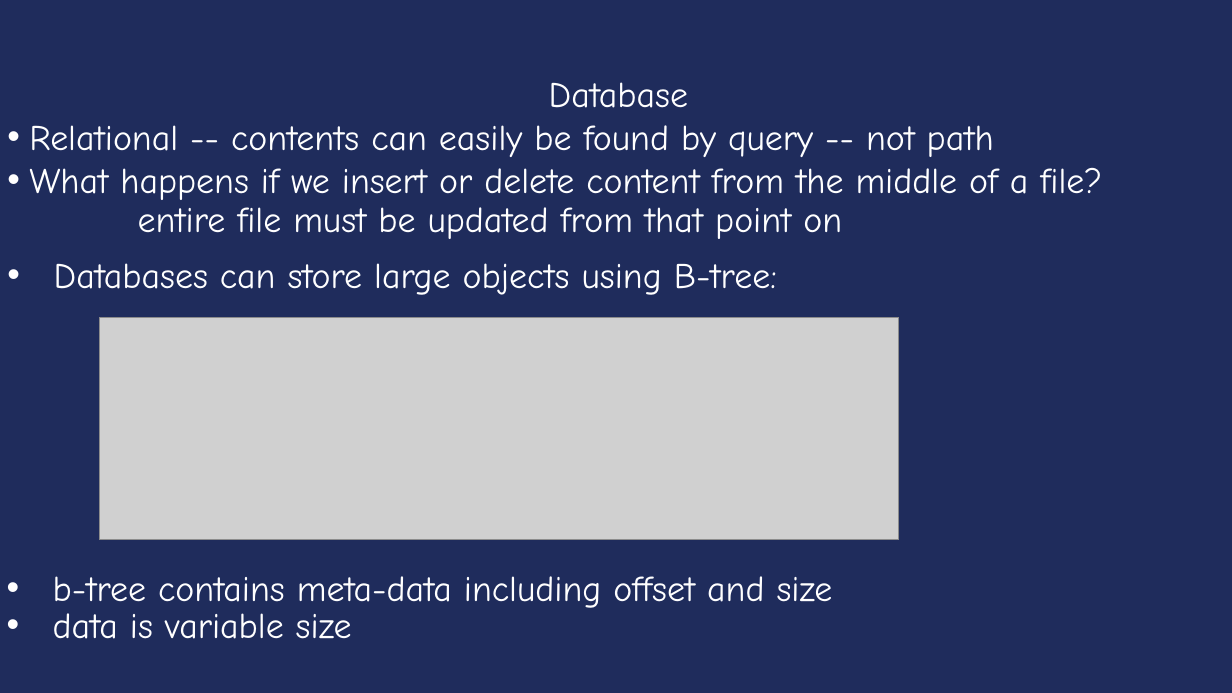
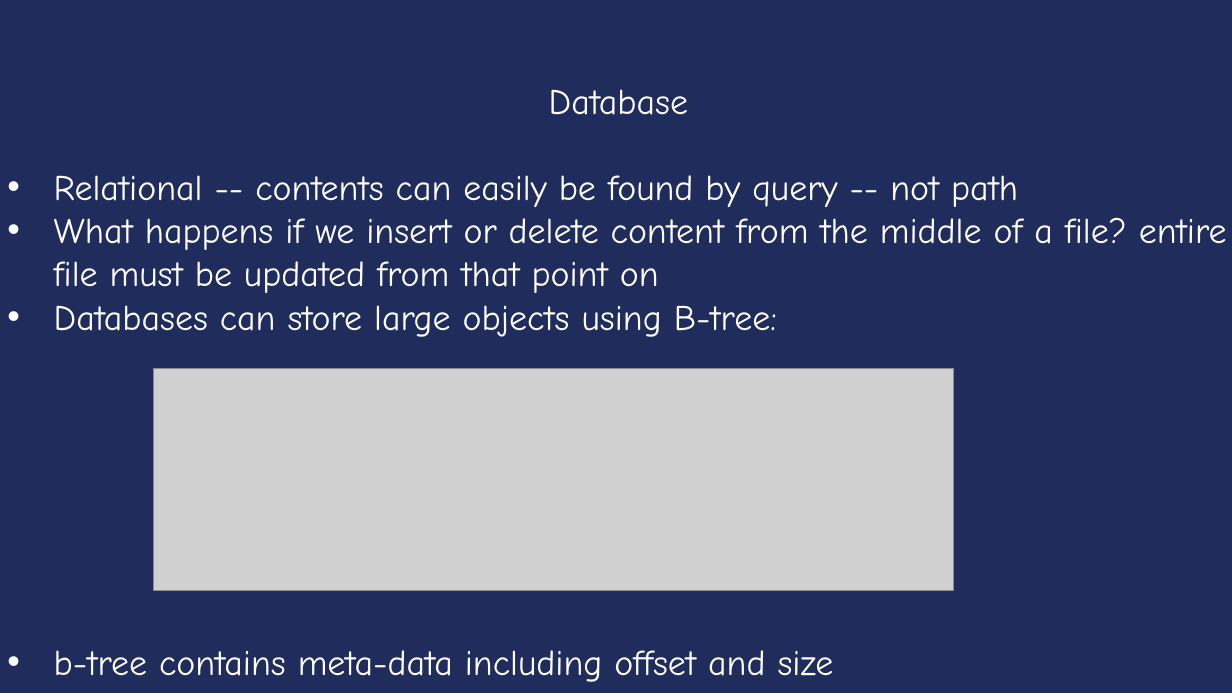
Before and after one commit to Rpersie/xv6-course, a slide deck: slide 34 of yale/ppt/ppt-english/Lecture11-File systems (2) .ppt. Drawn at 1232x693 pixels with LibreOffice and Linux fonts; fonts in the diff are those of the drawing; grey boxes stand for pictures. Boxes give left, top, right and bottom in pixels: in the first picture for what was removed or moved away, otherwise in the second. Text is boxed around its words. In the diff, an @@ line names an element or a change of style, - is before the commit and + after.

```diff
--- a/yale/ppt/ppt-english/Lecture11-File systems (2) .ppt
+++ b/yale/ppt/ppt-english/Lecture11-File systems (2) .ppt
@@ text "Database" moved from (x1=29, y1=82, x2=1102, y2=200) to (x1=54, y1=89, x2=1227, y2=682) @@
@@ text at (x1=54, y1=175, x2=1018, y2=207): indent changed @@
@@ text removed at (x1=138, y1=207, x2=842, y2=239) @@
-entire file must be updated from that point on
@@ text at (x1=54, y1=217, x2=1227, y2=682): text changed @@
-• What happens if we insert or delete content from the middle of a file?
+• What happens if we insert or delete content from the middle of a file? entire file must be updated from that point on
+• Databases can store large objects using B-tree:
+• b-tree contains meta-data including offset and size
@@ text removed at (x1=54, y1=263, x2=777, y2=295) @@
-• Databases can store large objects using B-tree:
@@ picture moved from (x1=99, y1=318, x2=899, y2=540) to (x1=154, y1=368, x2=954, y2=591) @@
@@ text removed at (x1=53, y1=576, x2=833, y2=614) @@
-• b-tree contains meta-data including offset and size
@@ text removed at (x1=53, y1=613, x2=352, y2=639) @@
-• data is variable size
```
Also in this commit, not shown: 38 other slides changed, 16 other files.
